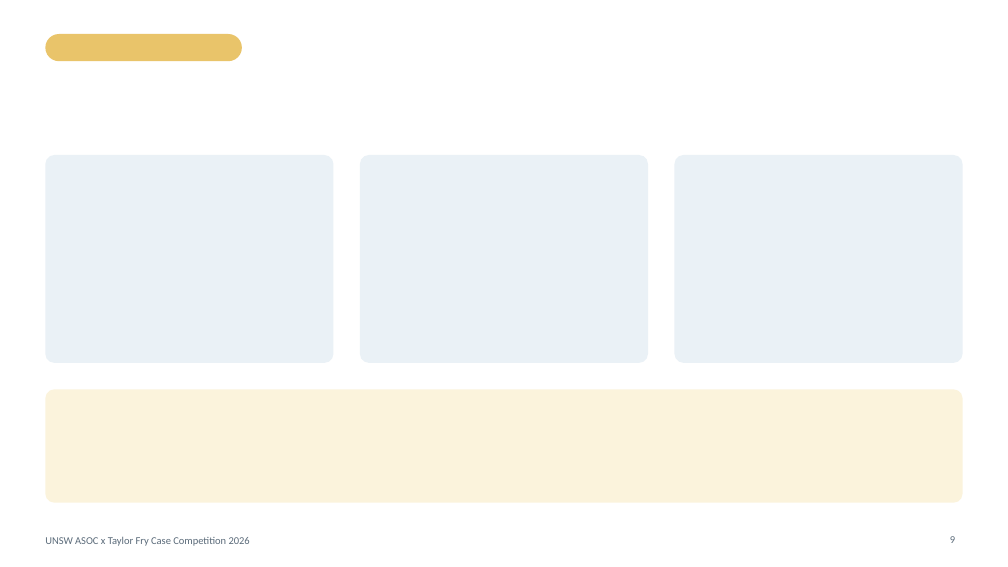
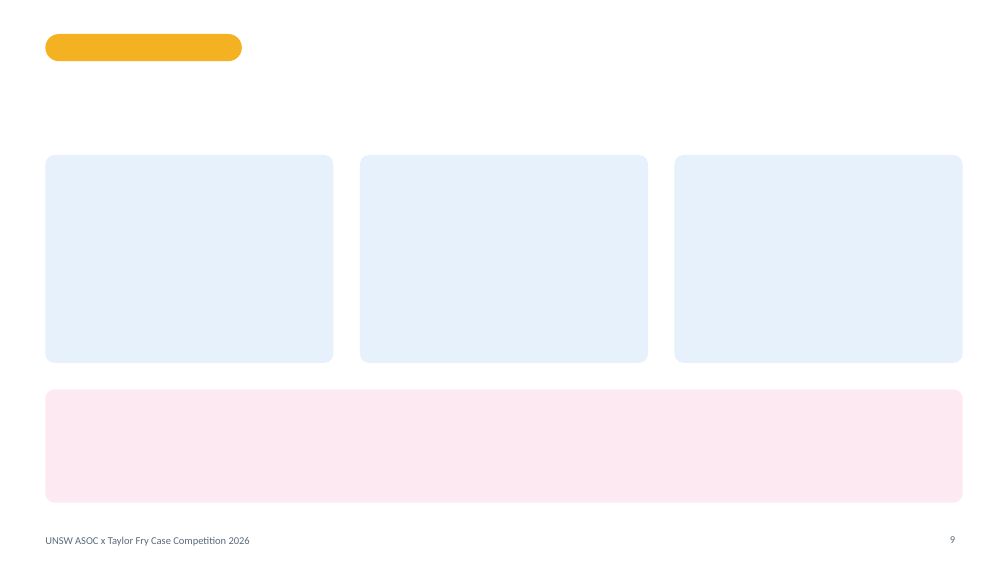
Before and after one commit to Hanlong-Hu/unsw-asoc-taylor-fry-2026, a slide deck: slide 9 of presentation/deck_design.pptx. Drawn at 1008x567 pixels with LibreOffice and Linux fonts; fonts in the diff are those of the drawing. Boxes give left, top, right and bottom in pixels: in the first picture for what was removed or moved away, otherwise in the second. Text is boxed around its words. In the diff, an @@ line names an element or a change of style, - is before the commit and + after.

```diff
--- a/presentation/deck_design.pptx
+++ b/presentation/deck_design.pptx
@@ rounded rectangle at <box>45,34,242,61</box>: fill #E9C46A to #F4B223 @@
@@ rounded rectangle at <box>45,389,963,503</box>: fill #FBF3DC to #FCE9F2 @@
```
Also in this commit, not shown: 18 other slides changed, 5 slides added, 5 slides removed, 3 other files.
